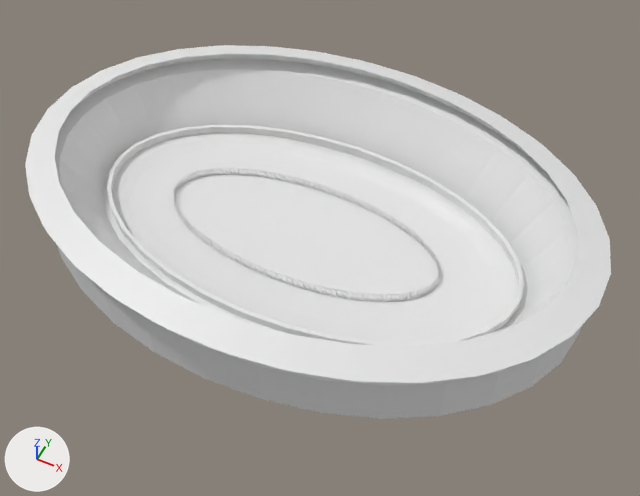
Two versions of the Blender file modeles/Stade_et_pisteV3.blend, one commit apart.
Camera for both pictures: a camera (50 mm lens) standing at (32.0, -59.4, 72.8) and looking at (3.1, -1.6, 0.5). The lights are fixed; the arrows at lower left show +X, +Y and +Z.

Script lines for the objects in view, before the commit:
```python
me_cube = bpy.data.meshes.new('Cube')
me_cube.from_pydata(...)  # 16 vertices, 14 faces; spans x -1.1..1.14, y -1.22..1.14, z -2.56..-0.56
me_cylindre = bpy.data.meshes.new('Cylindre')
me_cylindre.from_pydata(...)  # 800 vertices, 704 faces, 64 loose edges; spans x -31.9..31.9, y -22.3..22.3, z -0.5..8.1
me_cylindre_001 = bpy.data.meshes.new('Cylindre.001')
me_cylindre_001.from_pydata(...)  # 2720 vertices, 2560 faces; spans x -16.5..16.5, y -7.3..7.3, z -1.0..2.8
ob_barriere = bpy.data.objects.new('Barriere', me_cylindre_001)
ob_barriere.location = (0.0, 0.0, -2.0)
_m = ob_barriere.modifiers.new('Filaire', 'WIREFRAME')
_m.thickness = 0.089
ob_piste = bpy.data.objects.new('Piste', me_cube)
ob_piste.location = (0.0, 0.0, 1.9)
ob_piste.scale = (27.6, 13.9, 1.85)
_m = ob_piste.modifiers.new('Subdivision', 'SUBSURF')
_m.levels = 3
ob_stade = bpy.data.objects.new('Stade', me_cylindre)
ob_stade.location = (0.5, 0.0, 0.6)
```
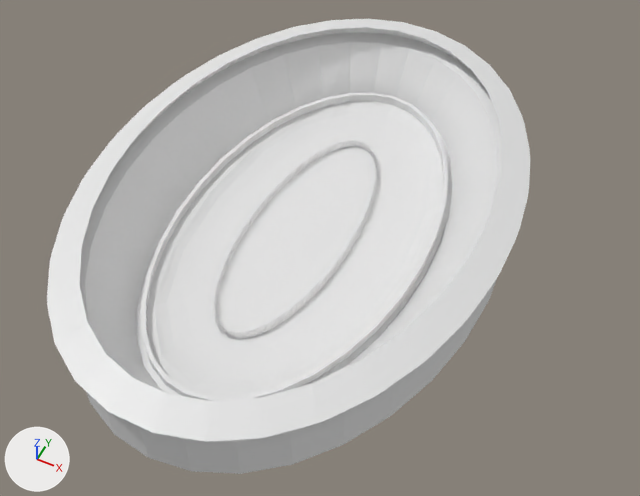
Edits to the scene script, one JSON object a line:
```json
{"op": "set", "path": "ob_stade.rotation_euler", "old": "(0.0, 0.0, 0.0)", "new": "(0.0, 0.0, 1.571)", "note": "degrees (0, 0, 0) -> degrees (0, 0, 90)"}
{"op": "set", "path": "ob_piste.rotation_euler", "old": "(0.0, 0.0, 0.0)", "new": "(0.0, 0.0, 1.571)", "note": "degrees (0, 0, 0) -> degrees (0, 0, 90)"}
```

Location of each change, (x1, y1, x2, y2) in pixels of the pictures (640 x 496 px):
```json
{"object": "Stade", "change": "turned", "before": [25, 45, 611, 419], "after": [47, 19, 530, 474]}
{"object": "Piste", "change": "turned", "before": [103, 133, 528, 342], "after": [136, 101, 453, 397]}
```
